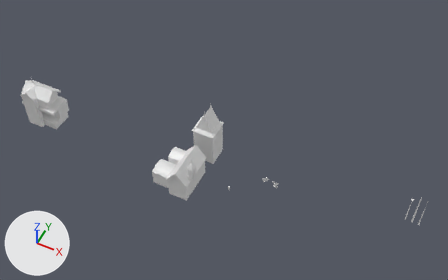
One commit to the Blender file Blender/world_1.blend: the scene before it, then after it.
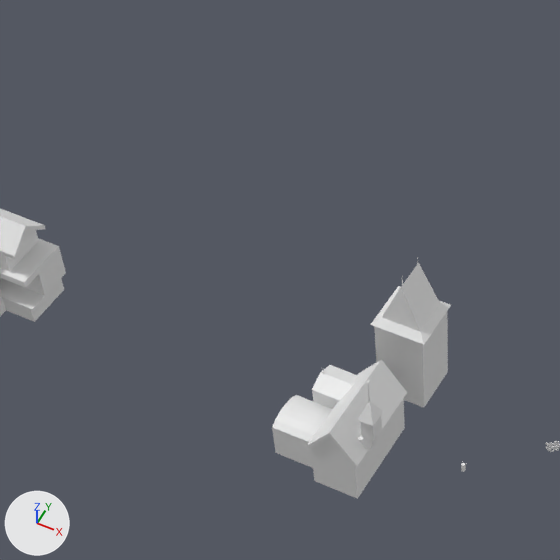
Each version appears first whole from a 50 mm lens placed at (187.0, -312.0, 454.0), pointed at (16.0, 31.0, 26.0), and next in a close-up on the part from 10% to 60% of the width and 0% to 80% of the height. Lighting does not change. The marker at lower left points along +X, +Y and +Z.
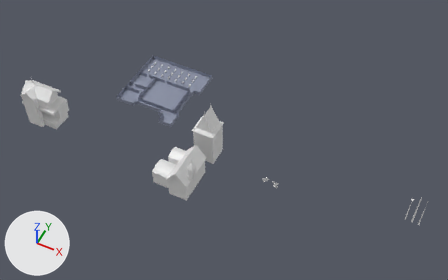
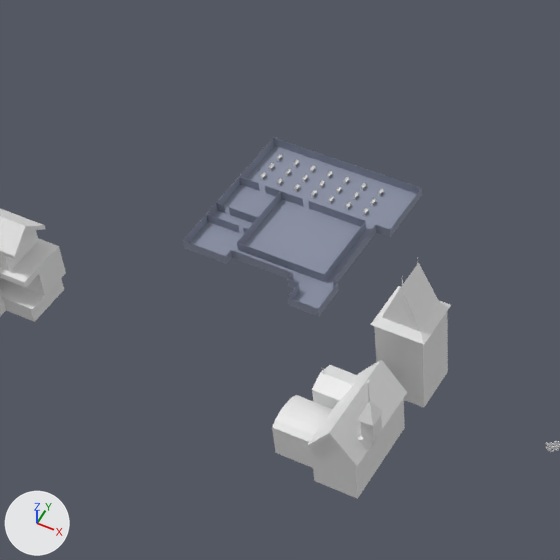
What differs and where, as boxes [x1, y1, x2, y2] in the close-ups (560 x 560 px):
'Cube.007', added: after [183, 137, 422, 316]
'Cube.006', added: after [261, 154, 384, 216]
'ref', deleted: before [461, 463, 466, 472]

The change in detail:
Material 'Material' (mat_material) is new.
Its base color is (0.252, 0.279, 0.37) (blue #8990a4).
Its roughness is 0.781.
Mesh me_cube_012 is new.
It has 68 vertices, 63 faces and spans x -1.01..1.01, y -1.0..1.03, z -1.0..1.59.
Mesh me_cube_010 is new.
It has 62 vertices, 38 faces and spans x -77.4..15.0, y -9.2..93.0, z 0.0..4.5.
It uses material mat_material (blue #8990a4).
Object 'ref' (ob_ref) is deleted.
Object 'Cube.006' (ob_cube_006) is new; it shows me_cube_012.
Its location is (-61.5, 104.7, 0.7).
Its rotation in degrees is (0, 0, 90).
Its scale is (1.4, 0.584, 0.749).
It gains a ARRAY modifier named 'Array'.
Modifier setting: count = 3.
Modifier setting: relative_offset_displace = (2.4, 0.0, 0.0).
It gains a ARRAY modifier named 'Array.001'.
Modifier setting: count = 7.
Modifier setting: relative_offset_displace = (0.0, 7.14, 0.0).
Object 'Cube.007' (ob_cube_007) is new; it shows me_cube_010.
Its location is (-57.3, 50.9, 0.0).
Its scale is (0.8, 0.8, 1.0).
It gains a SOLIDIFY modifier named 'Solidify'.
Modifier setting: thickness = 0.12.
